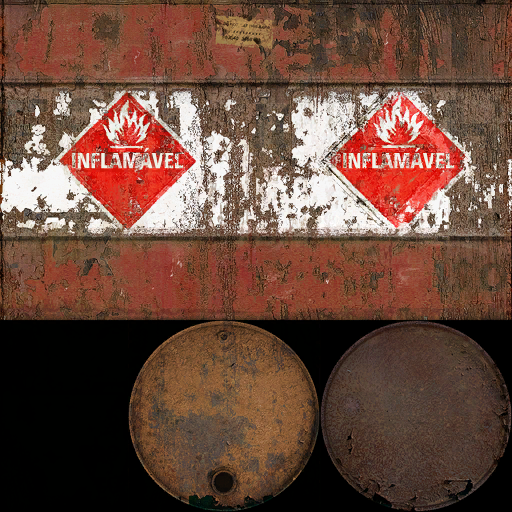
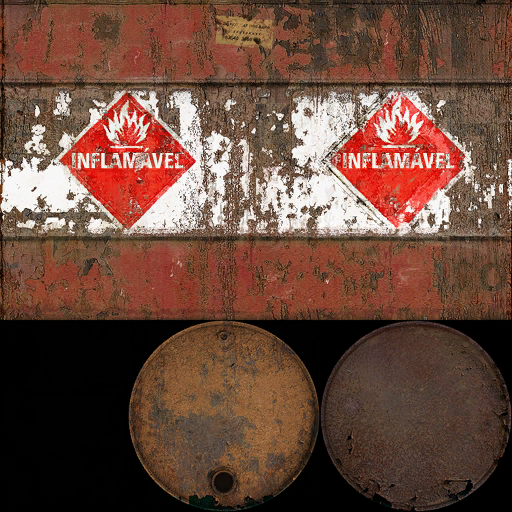
Layers edited between the first and the second 512 × 512 image:
painted on "Camada 17" over [138, 151, 145, 170]
